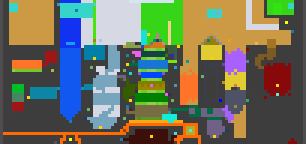
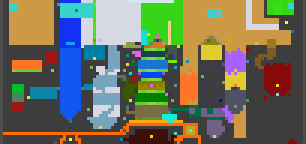
Layer changes from the first 306x144 image to the second:
painted on "biome_map.png" over [132, 75, 141, 84]
